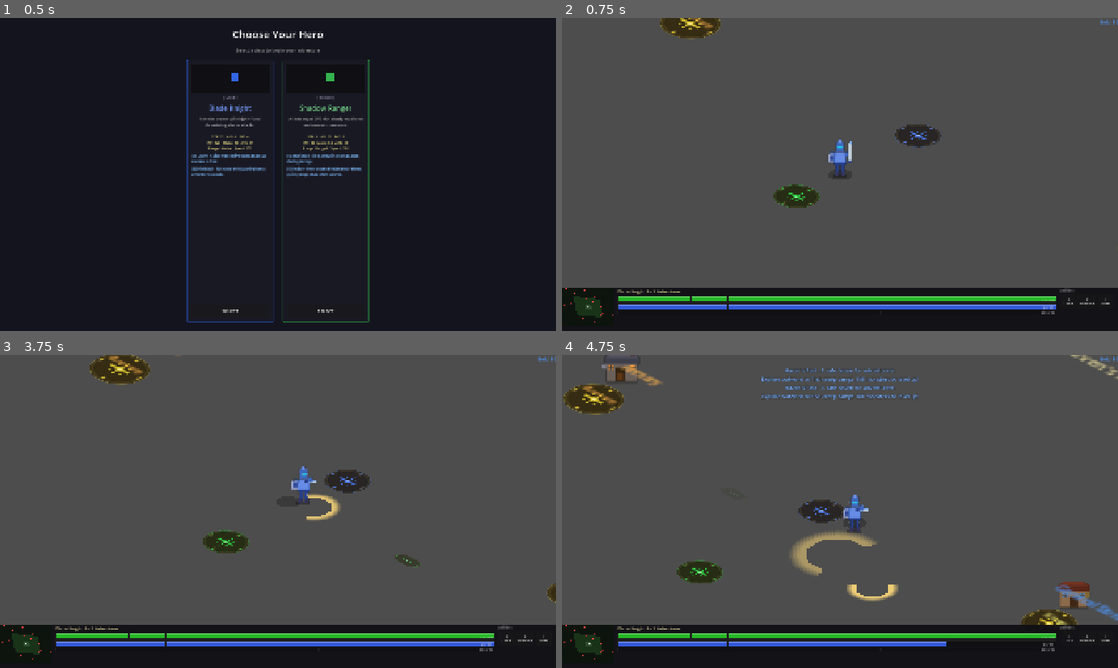
Above: before the commit, frames 1-4 (two rows, left to right).
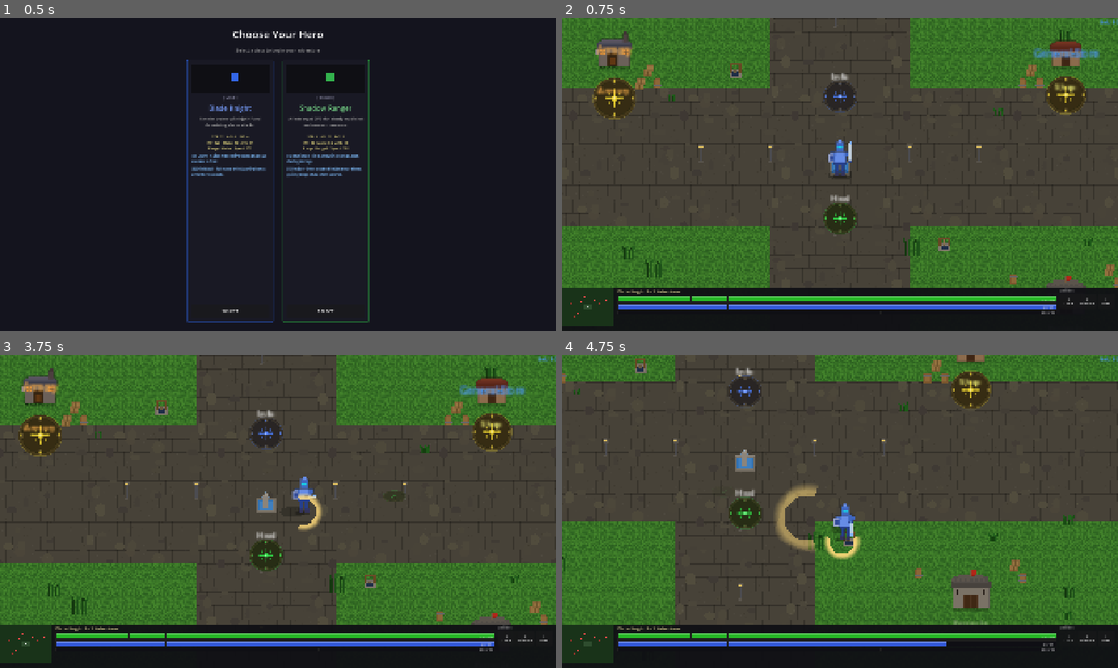
Above: after the commit, the same moments.

Repository: slxny/legends-open-rpg
Game: Godot game, scene res://scenes/main.tscn
The game is run twice, just before and just after one commit, with the same random seed, the same clock (stepped at 60 frames per second) and the same inputs.
Inputs (mouse positions are in pixels of both pictures, inside the frame that each line leads up to):
- Up to frame 1 (0.5 s): no input
- Up to frame 2 (0.75 s): click "SELECT" at 0.5 s
- Up to frame 3 (3.75 s): click "Q Cleave" at 1.25 s; click "E Shield Wall" at 2 s; click "I Items" at 2.75 s; tap Enter at 3.5 s; move the mouse to (400, 495) at 3.52 s; hold D (move_right) from 3.53 s (still down); hold Space (attack) from 3.53 s (still down); click (400, 495) at 3.67 s
- Up to frame 4 (4.75 s): move the mouse to (728, 527) at 4.27 s; release D (move_right) at 4.28 s; release Space (attack) at 4.28 s; hold S (move_down) from 4.28 s (still down); tap Q (ability_1) at 4.35 s; click (728, 527) at 4.42 s; tap Space (attack) at 4.55 s

Frame 1 is identical in both runs. In frame 2, 41% of the frame differs, in the area x 0-100%, y 0-99%; in frame 3, 42%; in frame 4, 42%.
Error before the commit: Invalid assignment of property or key 'transform' with value of type 'Transform2D' on a base object of type 'Label'. (res://scenes/npcs/beacon.gd:42)

Commit message:
Remove isometric projection system, switch to simple top-down 2D
The isometric transform layer was causing bugs across the game. This removes
the entire IsometricHelper autoload, the world transform, all sprite
counter-transforms, and simplifies input/direction handling to work directly
in screen coordinates. The minimap switches from diamond to rectangular shape.

https://claude.ai/code/session_01Bz21T59dy5Nm6TvJYkYSL5

Diff:
--- a/project.godot
+++ b/project.godot
@@ -24,7 +24,6 @@
 SpriteGenerator="*res://scripts/autoloads/sprite_generator.gd"
 GameManager="*res://scripts/autoloads/game_manager.gd"
 CombatManager="*res://scripts/autoloads/combat_manager.gd"
-IsometricHelper="*res://scripts/autoloads/isometric_helper.gd"
 
 [display]
 
--- a/scenes/enemies/enemy.gd
+++ b/scenes/enemies/enemy.gd
@@ -39,7 +39,7 @@
 	hp_bar.visible = false
 	name_label.visible = false
 
-	# Isometric shadow
+	# Shadow
 	_shadow = Sprite2D.new()
 	_shadow.texture = SpriteGenerator.get_texture("iso_shadow")
 	_shadow.texture_filter = CanvasItem.TEXTURE_FILTER_NEAREST
@@ -48,13 +48,6 @@
 	_shadow.move_to_front()
 	move_child(_shadow, 0)
 
-	# Counter-transform sprite, shadow, HP bar, and label so they render
-	# upright despite the isometric projection on the World node.
-	var ct = IsometricHelper.get_sprite_counter_transform()
-	sprite.transform = ct
-	_shadow.transform = ct
-	hp_bar.transform = ct
-	name_label.transform = ct
 
 func initialize(config: Dictionary) -> void:
 	enemy_name = config.get("name", "Enemy")
@@ -150,11 +143,10 @@
 
 	var dir = (target.global_position - global_position).normalized()
 	velocity = dir * stats.move_speed + _get_separation_push()
-	# Flip sprite based on screen-space movement direction
-	var screen_dir = IsometricHelper.get_iso_transform().basis_xform(dir)
-	if screen_dir.x < -0.1:
+	# Flip sprite based on movement direction
+	if dir.x < -0.1:
 		sprite.flip_h = true
-	elif screen_dir.x > 0.1:
+	elif dir.x > 0.1:
 		sprite.flip_h = false
 	move_and_slide()
 
@@ -196,10 +188,9 @@
 		return
 
 	var dir = (home_position - global_position).normalized()
-	var screen_dir = IsometricHelper.get_iso_transform().basis_xform(dir)
-	if screen_dir.x < -0.1:
+	if dir.x < -0.1:
 		sprite.flip_h = true
-	elif screen_dir.x > 0.1:
+	elif dir.x > 0.1:
 		sprite.flip_h = false
 	velocity = dir * stats.move_speed * 1.5
 	move_and_slide()
@@ -364,7 +355,6 @@
 	settings.outline_size = 2 if not is_crit else 3
 	settings.outline_color = Color.BLACK
 	label.label_settings = settings
-	label.transform = IsometricHelper.get_sprite_counter_transform()
 	add_child(label)
 	var tween = create_tween()
 	if is_crit:
@@ -399,8 +389,6 @@
 	return null
 
 func _get_world_node() -> Node:
-	# Return the World node (holds the iso transform) so spawned objects
-	# appear at the correct isometric position.
 	var world = get_tree().get_nodes_in_group("world")
 	if world.size() > 0:
 		return world[0]
--- a/scenes/npcs/beacon.gd
+++ b/scenes/npcs/beacon.gd
@@ -38,8 +38,6 @@
 		var tex_size = tex.get_size()
 		visual.scale = Vector2(beacon_radius * 2.0 / tex_size.x, beacon_radius * 2.0 / tex_size.y)
 
-	# Counter-transform label so it stays readable under iso projection
-	label.transform = IsometricHelper.get_sprite_counter_transform()
 	if not beacon_label.is_empty():
 		label.text = beacon_label
 	else:
--- a/scenes/npcs/npc_armorer.gd
+++ b/scenes/npcs/npc_armorer.gd
@@ -13,10 +13,6 @@
 	var tex = SpriteGenerator.get_texture("armory_building")
 	if tex:
 		armory_sprite.texture = tex
-	# Counter-transform sprite and label for isometric projection
-	var ct = IsometricHelper.get_sprite_counter_transform()
-	armory_sprite.transform = ct
-	name_label.transform = ct
 
 func _on_beacon_activated(_b: Area2D) -> void:
 	var dialogs = get_tree().get_nodes_in_group("armory_dialog")
--- a/scenes/npcs/npc_shopkeeper.gd
+++ b/scenes/npcs/npc_shopkeeper.gd
@@ -18,10 +18,6 @@
 	var tex = SpriteGenerator.get_texture("shop_building")
 	if tex:
 		shop_sprite.texture = tex
-	# Counter-transform sprite and label for isometric projection
-	var ct = IsometricHelper.get_sprite_counter_transform()
-	shop_sprite.transform = ct
-	name_label.transform = ct
 
 func _on_beacon_activated(_b: Area2D) -> void:
 	# Find the shop dialog in the scene tree and open it
--- a/scenes/player/player.gd
+++ b/scenes/player/player.gd
@@ -17,7 +17,6 @@
 var _move_target: Vector2 = Vector2.ZERO
 var _is_moving_to_target: bool = false
 
-# Isometric shadow
 var _shadow: Sprite2D = null
 
 # Attack state
@@ -62,30 +61,20 @@
 	if shape and shape.shape is CircleShape2D:
 		shape.shape.radius = stats.attack_range
 
-	# Isometric shadow under hero
+	# Shadow under hero
 	_shadow = Sprite2D.new()
 	_shadow.texture = SpriteGenerator.get_texture("iso_shadow")
 	_shadow.texture_filter = CanvasItem.TEXTURE_FILTER_NEAREST
 	_shadow.z_index = -1
 	add_child(_shadow)
 
-	# Counter-transform sprite and shadow so they render upright despite the
-	# isometric projection applied to the World node.
-	var ct = IsometricHelper.get_sprite_counter_transform()
-	sprite.transform = ct
-	_shadow.transform = ct
 
 func _physics_process(delta: float) -> void:
-	# WASD movement overrides click-to-move.
-	# Screen directions need to be converted to world-space through the
-	# inverse isometric transform so W=up-on-screen, D=right-on-screen, etc.
-	var screen_dir = Vector2.ZERO
-	screen_dir.x = Input.get_axis("move_left", "move_right")
-	screen_dir.y = Input.get_axis("move_up", "move_down")
-
 	var input_dir = Vector2.ZERO
-	if screen_dir.length() > 0:
-		input_dir = IsometricHelper.get_iso_inverse().basis_xform(screen_dir).normalized()
+	input_dir.x = Input.get_axis("move_left", "move_right")
+	input_dir.y = Input.get_axis("move_up", "move_down")
+	if input_dir.length() > 0:
+		input_dir = input_dir.normalized()
 
 	if input_dir.length() > 0:
 		_is_moving_to_target = false
@@ -115,12 +104,10 @@
 			_combo_timer = 0.0
 			_last_dir_category = ""
 
-	# Flip sprite based on screen-space movement direction.
-	# Convert world velocity to screen space via the iso transform basis.
-	var screen_vel = IsometricHelper.get_iso_transform().basis_xform(velocity)
-	if screen_vel.x < -5:
+	# Flip sprite based on movement direction
+	if velocity.x < -5:
 		sprite.flip_h = true
-	elif screen_vel.x > 5:
+	elif velocity.x > 5:
 		sprite.flip_h = false
 
 const ZOOM_MIN := Vector2(1.5, 1.5)
@@ -185,22 +172,21 @@
 
 	_attack_cooldown = 0.5 / stats.attack_speed  # 50% faster than base
 
-	# Determine attack direction from held movement input (screen → world)
+	# Determine attack direction from held movement input
 	var input_raw = Vector2(
 		Input.get_axis("move_left", "move_right"),
 		Input.get_axis("move_up", "move_down")
 	)
 	var attack_dir: Vector2
 	if input_raw.length() > 0.25:
-		attack_dir = IsometricHelper.get_iso_inverse().basis_xform(input_raw).normalized()
+		attack_dir = input_raw.normalized()
 	else:
 		attack_dir = Vector2.RIGHT if not sprite.flip_h else Vector2.LEFT
 
-	# Update sprite facing based on screen-space attack direction
-	var screen_attack = IsometricHelper.get_iso_transform().basis_xform(attack_dir)
-	if screen_attack.x < -0.1:
+	# Update sprite facing based on attack direction
+	if attack_dir.x < -0.1:
 		sprite.flip_h = true
-	elif screen_attack.x > 0.1:
+	elif attack_dir.x > 0.1:
 		sprite.flip_h = false
 
 	_enemies_in_range = _enemies_in_range.filter(func(e): return is_instance_valid(e) and not e.get("_is_dead"))
@@ -759,7 +745,6 @@
 	settings.outline_size = 2
 	settings.outline_color = Color.BLACK
 	label.label_settings = settings
-	label.transform = IsometricHelper.get_sprite_counter_transform()
 	add_child(label)
 	var tween = create_tween()
 	tween.tween_property(label, "position:y", label.position.y - 30, 0.6)
--- a/scenes/ui/minimap.gd
+++ b/scenes/ui/minimap.gd
@@ -1,11 +1,9 @@
 extends Control
 
-## SC:BW-style minimap showing terrain, player dot, and enemy dots.
-## Positions are mapped through the isometric projection so the minimap
-## shows the diamond-shaped world.
+## Minimap showing terrain, player dot, and enemy dots.
 
 const MINIMAP_SIZE = Vector2(180, 130)
-const WORLD_SIZE = Vector2(4000, 3000)  # Haven's Rest total area
+const WORLD_SIZE = Vector2(7000, 5000)  # Haven's Rest total area
 
 var _player: Node2D = null
 
@@ -19,34 +17,27 @@
 	queue_redraw()
 
 func _draw() -> void:
-	# Background (dark, like SC:BW minimap)
+	# Background
 	draw_rect(Rect2(Vector2.ZERO, MINIMAP_SIZE), Color(0.05, 0.08, 0.05, 0.9))
 
-	# Draw the isometric diamond terrain shape
-	var center = MINIMAP_SIZE / 2.0
-	# The world corners in iso space form a diamond
-	var corners = [
-		_world_to_minimap(Vector2(-2000, 0)),   # Left point
-		_world_to_minimap(Vector2(0, -1500)),    # Top point
-		_world_to_minimap(Vector2(2000, 0)),     # Right point
-		_world_to_minimap(Vector2(0, 1500)),     # Bottom point
-	]
-	var terrain_color = Color(0.1, 0.2, 0.1)
-	draw_colored_polygon(PackedVector2Array(corners), terrain_color)
+	# Draw the rectangular terrain shape
+	var terrain_rect = Rect2(
+		_world_to_minimap(Vector2(-3500, -2500)),
+		_world_to_minimap(Vector2(3500, 2500)) - _world_to_minimap(Vector2(-3500, -2500))
+	)
+	draw_rect(terrain_rect, Color(0.1, 0.2, 0.1))
 
-	# Town area diamond
-	var town_corners = [
-		_world_to_minimap(Vector2(-500, 0)),
-		_world_to_minimap(Vector2(0, -400)),
-		_world_to_minimap(Vector2(500, 0)),
-		_world_to_minimap(Vector2(0, 400)),
-	]
-	draw_colored_polygon(PackedVector2Array(town_corners), Color(0.18, 0.3, 0.18))
+	# Town area
+	var town_rect = Rect2(
+		_world_to_minimap(Vector2(-500, -400)),
+		_world_to_minimap(Vector2(500, 400)) - _world_to_minimap(Vector2(-500, -400))
+	)
+	draw_rect(town_rect, Color(0.18, 0.3, 0.18))
 
 	# Border
 	draw_rect(Rect2(Vector2.ZERO, MINIMAP_SIZE), Color(0.3, 0.25, 0.2), false, 2.0)
 
-	# Camp markers (red dots) — match havens_rest.tscn positions
+	# Camp markers (red dots)
 	var camp_positions = [
 		Vector2(-900, -700), Vector2(800, -900), Vector2(-500, -1300),
 		Vector2(-1400, 800), Vector2(600, 1200), Vector2(1600, -400),
@@ -75,12 +66,6 @@
 		draw_circle(ppos, 3.0, Color(1.0, 1.0, 1.0, blink))
 
 func _world_to_minimap(world_pos: Vector2) -> Vector2:
-	# Convert world position through iso projection, then map to minimap rect.
-	# Iso screen range: X spans ~(-2000-1500) to (2000+1500) = -3500 to 3500
-	#                   Y spans ~(-2000+1500)*0.5 to (2000+1500)*0.5 = -250 to 1750
-	# But we center it.
-	var iso_pos = IsometricHelper.world_to_screen(world_pos)
-	# Iso screen extents: widest X = world_x - world_y, widest Y = (world_x + world_y)/2
-	var iso_size = Vector2(7000.0, 3500.0)  # Full range of iso-projected coords
-	var normalized = (iso_pos + iso_size / 2.0) / iso_size
+	# Direct mapping from world coordinates to minimap rectangle
+	var normalized = (world_pos + WORLD_SIZE / 2.0) / WORLD_SIZE
 	return normalized * MINIMAP_SIZE
--- a/scenes/world/regions/havens_rest.gd
+++ b/scenes/world/regions/havens_rest.gd
@@ -18,10 +18,6 @@
 	heal_beacon.activated.connect(_on_heal_beacon)
 	info_beacon.activated.connect(_on_info_beacon)
 
-	# Counter-transform the TownLabel so it renders upright under iso projection
-	var town_label = get_node_or_null("TownLabel")
-	if town_label:
-		town_label.transform = IsometricHelper.get_sprite_counter_transform()
 
 	_generate_terrain()
 	_generate_town()
@@ -219,7 +215,6 @@
 	spr.position = pos
 	spr.texture_filter = CanvasItem.TEXTURE_FILTER_NEAREST
 	spr.texture = SpriteGenerator.get_texture(tex_name)
-	spr.transform = IsometricHelper.get_sprite_counter_transform()
 	spr.z_index = 0
 	parent.add_child(spr)
 
@@ -231,7 +226,6 @@
 	label.add_theme_color_override("font_color", Color(0.8, 0.8, 0.7, 0.6))
 	label.horizontal_alignment = HORIZONTAL_ALIGNMENT_CENTER
 	label.custom_minimum_size = Vector2(50, 0)
-	label.transform = IsometricHelper.get_sprite_counter_transform()
 	parent.add_child(label)
 
 # ============================================================
@@ -421,9 +415,7 @@
 		tree_sprite.texture = SpriteGenerator.get_texture("tree_small")
 		tree_sprite.offset = Vector2(0, -14)
 	var s = randf_range(0.8, 1.4)
-	# Apply counter-transform first, then scale on top of it
-	var ct = IsometricHelper.get_sprite_counter_transform()
-	tree_sprite.transform = Transform2D(ct.x * s, ct.y * s, Vector2.ZERO)
+	tree_sprite.scale = Vector2(s, s)
 	# Slight color variation for depth
 	var v = randf_range(-0.05, 0.05)
 	tree_sprite.modulate = Color(1.0 + v, 1.0 + v * 0.5, 1.0 + v)
@@ -439,8 +431,7 @@
 	else:
 		rock_sprite.texture = SpriteGenerator.get_texture("rock")
 	var s = randf_range(0.8, 1.3)
-	var ct = IsometricHelper.get_sprite_counter_transform()
-	rock_sprite.transform = Transform2D(ct.x * s, ct.y * s, Vector2.ZERO)
+	rock_sprite.scale = Vector2(s, s)
 	parent.add_child(rock_sprite)
 
 func _add_path_segment(parent: Node2D, pos: Vector2) -> void:
@@ -460,7 +451,6 @@
 	skull.position = pos
 	skull.texture_filter = CanvasItem.TEXTURE_FILTER_NEAREST
 	skull.texture = SpriteGenerator.get_texture("skull_icon")
-	skull.transform = IsometricHelper.get_sprite_counter_transform()
 	skull.modulate = Color(0.9, 0.3, 0.3, 0.8)
 	parent.add_child(skull)
 
@@ -469,7 +459,6 @@
 	label.position = pos + Vector2(-30, -18)
 	label.add_theme_font_size_override("font_size", 9)
 	label.add_theme_color_override("font_color", Color(0.9, 0.5, 0.5, 0.7))
-	label.transform = IsometricHelper.get_sprite_counter_transform()
 	parent.add_child(label)
 
 func _add_flowers(parent: Node2D, pos: Vector2) -> void:
@@ -479,7 +468,6 @@
 		flower.texture = SpriteGenerator.get_texture("flowers")
 		var offset = Vector2(randf_range(-10, 10), randf_range(-10, 10))
 		flower.position = pos + offset
-		flower.transform = IsometricHelper.get_sprite_counter_transform()
 		flower.z_index = -1
 		parent.add_child(flower)
 
@@ -489,8 +477,7 @@
 	bush.texture_filter = CanvasItem.TEXTURE_FILTER_NEAREST
 	bush.texture = SpriteGenerator.get_texture("bush")
 	var s = randf_range(0.8, 1.5)
-	var ct = IsometricHelper.get_sprite_counter_transform()
-	bush.transform = Transform2D(ct.x * s, ct.y * s, Vector2.ZERO)
+	bush.scale = Vector2(s, s)
 	parent.add_child(bush)
 
 func _add_grass_tuft(parent: Node2D, pos: Vector2) -> void:
@@ -502,8 +489,7 @@
 	else:
 		grass.texture = SpriteGenerator.get_texture("grass_tuft_tall")
 	var s = randf_range(0.8, 1.5)
-	var ct = IsometricHelper.get_sprite_counter_transform()
-	grass.transform = Transform2D(ct.x * s, ct.y * s, Vector2.ZERO)
+	grass.scale = Vector2(s, s)
 	grass.z_index = -1
 	parent.add_child(grass)
 
@@ -513,8 +499,7 @@
 	log_sprite.texture_filter = CanvasItem.TEXTURE_FILTER_NEAREST
 	log_sprite.texture = SpriteGenerator.get_texture("fallen_log")
 	var s = randf_range(0.9, 1.3)
-	var ct = IsometricHelper.get_sprite_counter_transform()
-	log_sprite.transform = Transform2D(ct.x * s, ct.y * s, Vector2.ZERO)
+	log_sprite.scale = Vector2(s, s)
 	parent.add_child(log_sprite)
 
 func _add_ground_debris(parent: Node2D, pos: Vector2) -> void:
@@ -533,8 +518,7 @@
 	shroom.texture_filter = CanvasItem.TEXTURE_FILTER_NEAREST
 	shroom.texture = SpriteGenerator.get_texture("mushroom_cluster")
 	var s = randf_range(0.8, 1.3)
-	var ct = IsometricHelper.get_sprite_counter_transform()
-	shroom.transform = Transform2D(ct.x * s, ct.y * s, Vector2.ZERO)
+	shroom.scale = Vector2(s, s)
 	shroom.z_index = -1
 	parent.add_child(shroom)
 
@@ -544,8 +528,7 @@
 	vine.texture_filter = CanvasItem.TEXTURE_FILTER_NEAREST
 	vine.texture = SpriteGenerator.get_texture("vines")
 	var s = randf_range(0.8, 1.2)
-	var ct = IsometricHelper.get_sprite_counter_transform()
-	vine.transform = Transform2D(ct.x * s, ct.y * s, Vector2.ZERO)
+	vine.scale = Vector2(s, s)
 	vine.modulate.a = randf_range(0.6, 0.9)
 	vine.z_index = -1
 	parent.add_child(vine)
--- a/scenes/world/world.gd
+++ b/scenes/world/world.gd
@@ -4,10 +4,6 @@
 
 func _ready() -> void:
 	add_to_group("world")
-	# Apply isometric projection to the entire world.
-	# All children (terrain, enemies, player) are rendered through this transform.
-	# Game logic stays in Cartesian coordinates — the transform only affects visuals.
-	transform = IsometricHelper.get_iso_transform()
 
 func get_spawn_position() -> Vector2:
 	return player_spawn.position
--- a/scripts/autoloads/isometric_helper.gd
+++ /dev/null
@@ -1,40 +0,0 @@
-extends Node
-
-## Isometric projection helper.
-## All game logic uses flat Cartesian coordinates. This autoload provides
-## the transform matrix applied to the World node so that the flat world
-## renders as an isometric diamond view (2:1 ratio, classic SC:BW style).
-##
-## World axes after transform:
-##   +X  ->  screen right-and-down   (east  in game)
-##   +Y  ->  screen left-and-down    (south in game)
-
-# The 2:1 isometric basis vectors (no translation).
-# x_axis: world-X draws to the right and half-down
-# y_axis: world-Y draws to the left and half-down
-const ISO_X := Vector2(1.0, 0.5)
-const ISO_Y := Vector2(-1.0, 0.5)
-
-## The transform applied to the World node.
-static func get_iso_transform() -> Transform2D:
-	return Transform2D(ISO_X, ISO_Y, Vector2.ZERO)
-
-## Inverse: convert screen-space position back to world (Cartesian) position.
-## Used for mouse input.
-static func get_iso_inverse() -> Transform2D:
-	return get_iso_transform().affine_inverse()
-
-## Convert a world-space position to isometric screen position.
-static func world_to_screen(world_pos: Vector2) -> Vector2:
-	return get_iso_transform() * world_pos
-
-## Convert an isometric screen position back to world-space.
-static func screen_to_world(screen_pos: Vector2) -> Vector2:
-	return get_iso_inverse() * screen_pos
-
-## The inverse basis (rotation/scale only, no translation).
-## Apply this to sprites so they appear un-skewed on screen.
-static func get_sprite_counter_transform() -> Transform2D:
-	var inv := get_iso_transform().affine_inverse()
-	# Return just the basis (no origin offset)
-	return Transform2D(inv.x, inv.y, Vector2.ZERO)
